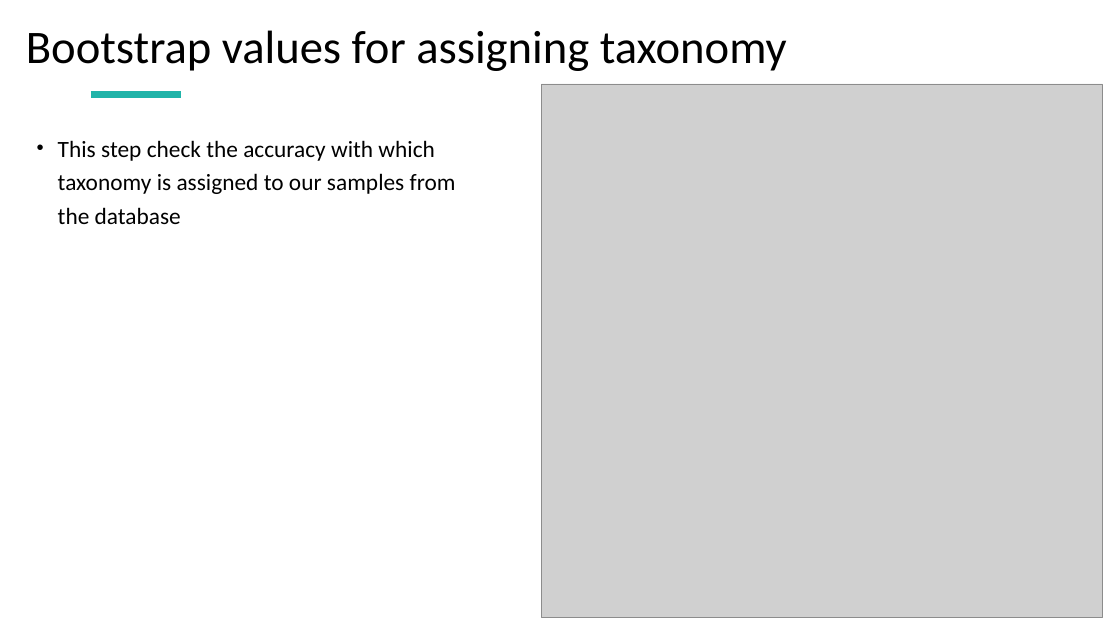
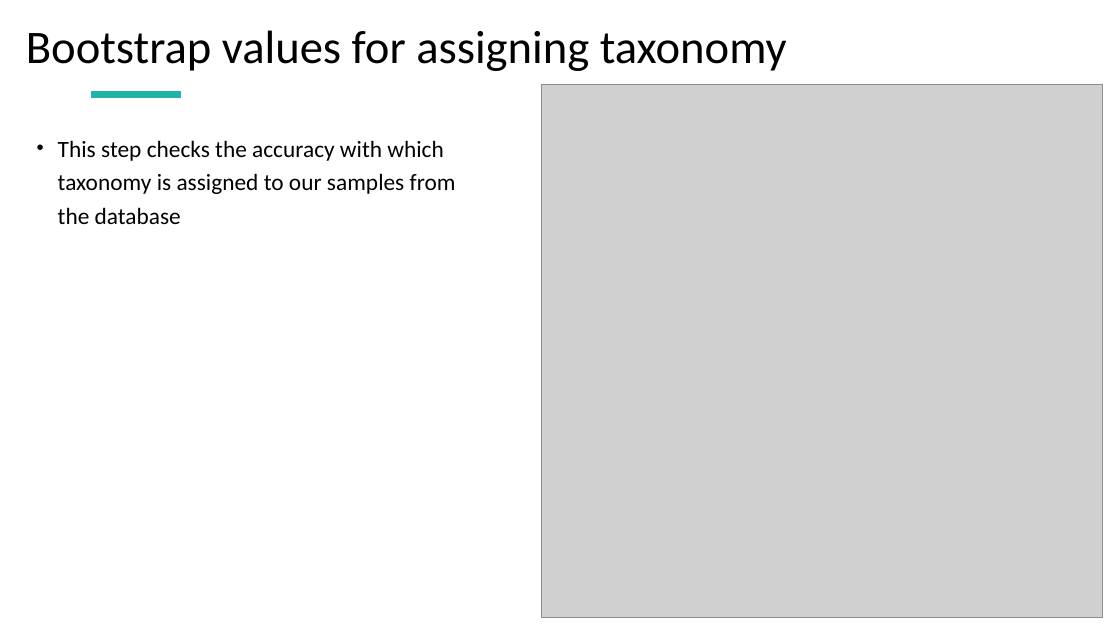
Before and after one commit to CheshtaaChitkara/AB327-827, a slide deck: slide 22 of Lecture/BIOINFORMATICS AND DADA 2.pptx (slide 18 before the commit). Drawn at 1120x630 pixels with LibreOffice and Linux fonts; fonts in the diff are those of the drawing; grey boxes stand for pictures. Boxes give left, top, right and bottom in pixels: in the first picture for what was removed or moved away, otherwise in the second. Text is boxed around its words. In the diff, an @@ line names an element or a change of style, - is before the commit and + after.

```diff
--- a/Lecture/BIOINFORMATICS AND DADA 2.pptx
+++ b/Lecture/BIOINFORMATICS AND DADA 2.pptx
@@ text at (x1=58, y1=140, x2=456, y2=224): text changed @@
-• This step check the accuracy with which taxonomy is assigned to our samples from the database
+• This step checks the accuracy with which taxonomy is assigned to our samples from the database
```
Also in this commit, not shown: 8 other slides changed, 5 slides added, 2 slides removed.
